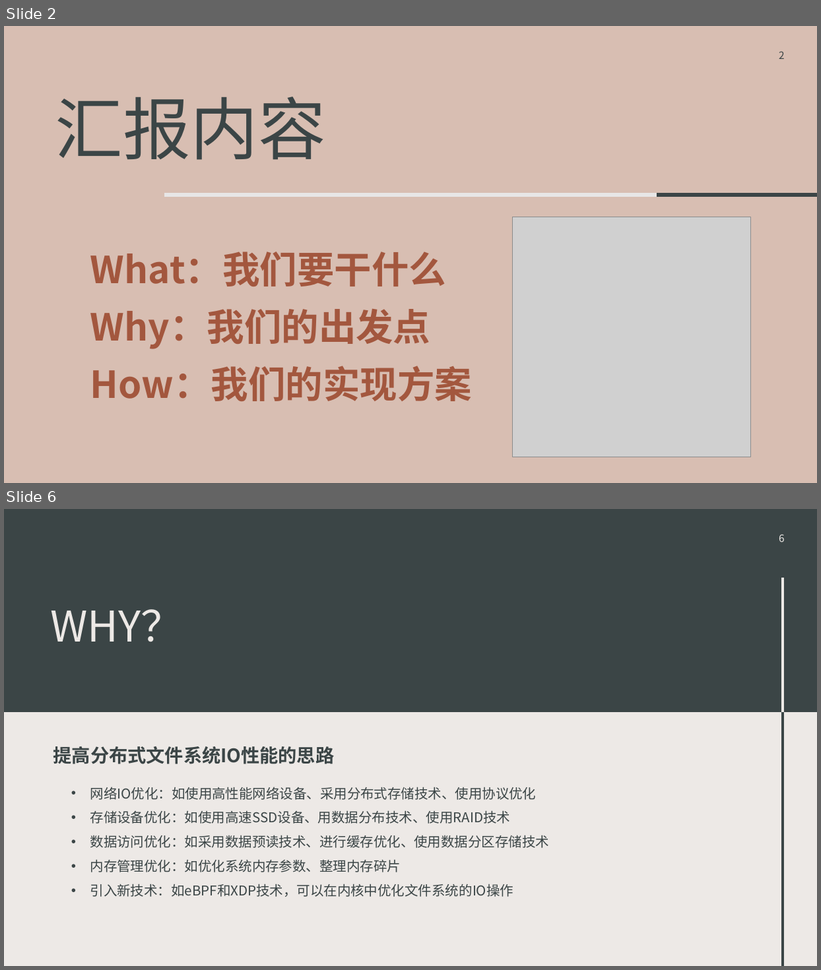
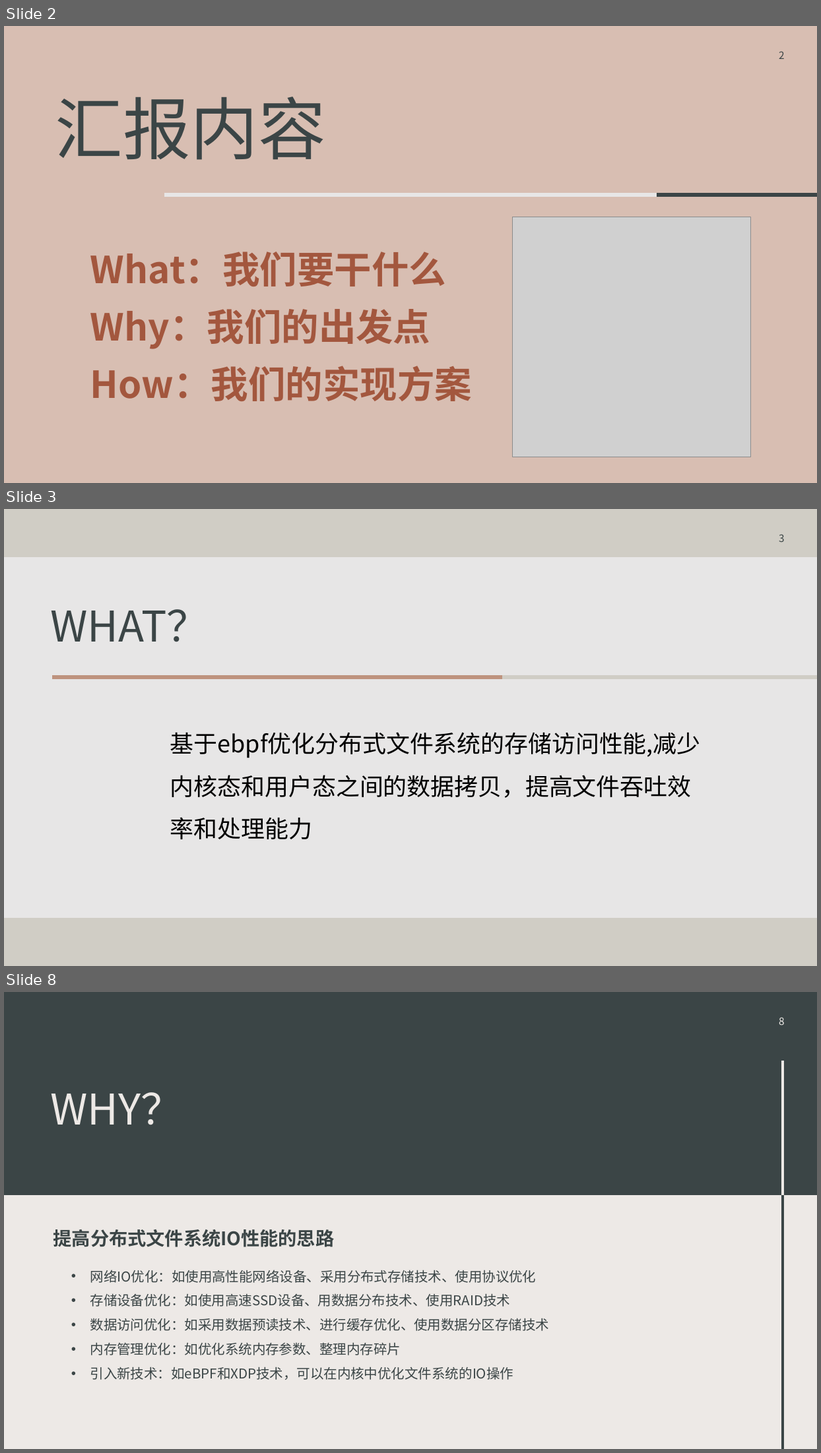
Before and after one commit to OSH-2023/x-FutureWithinBuzzyBees, a slide deck: docs/中期汇报.pptx. Shown one above the other, each under a label of ours: slides 2 and 6 before the commit, slides 2, 3 and 8 after it; the slides between them are not shown. The pictures are 821x970 and 821x1453 pixels, drawn with LibreOffice and Linux fonts; fonts in the diff are those of the drawing; grey boxes stand for pictures; background and template pictures are left out. Boxes give left, top, right and bottom in pixels: in the first picture for what was removed or moved away, otherwise in the second. Text is boxed around its words. In the diff, an @@ line names an element or a change of style, - is before the commit and + after.

```diff
--- a/docs/中期汇报.pptx
+++ b/docs/中期汇报.pptx
@@ slide 3 added at (4,509,817,966), background #D0CDC5 @@
@@ page number added at (779,534,785,542), 12 pt, text #3B4546 @@
+3
@@ rectangle added at (4,557,817,918), fill #E7E6E6 @@
@@ title added at (50,609,209,642), 50 pt, text #3B4546 @@
+WHAT？
@@ line added from (502, 677) to (53, 677), #BE937E 4.5 pt @@
@@ line added from (817, 677) to (501, 677), #D0CDC5 4.5 pt @@
@@ text added at (170,732,701,840), 28 pt, text #000000 @@
+基于ebpf优化分布式文件系统的存储访问性能,减少内核态和用户态之间的数据拷贝，提高文件吞吐效率和处理能力
@@ what was slide 6 is now slide 8 @@
@@ page number at (779,1017,785,1025): text changed @@
-6
+8
```
Also in this commit, not shown: 3 slides changed, 1 other slide added.
